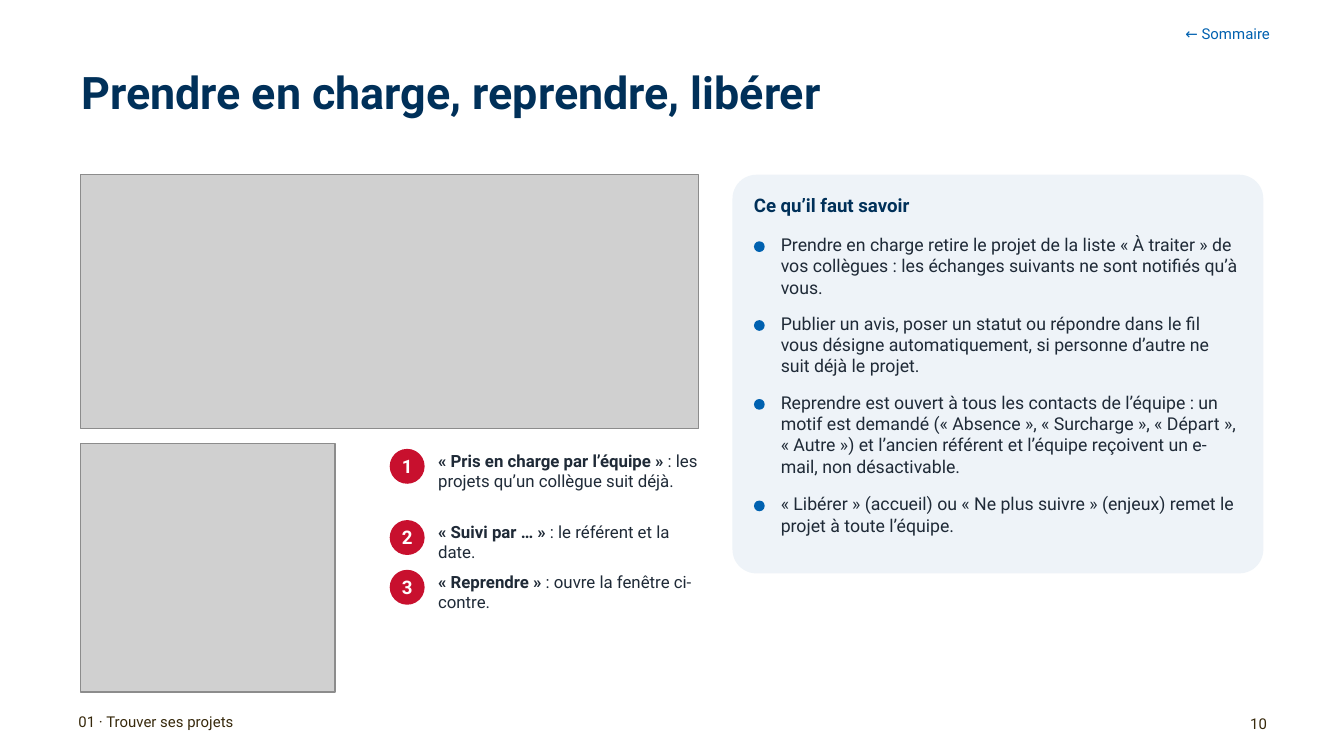
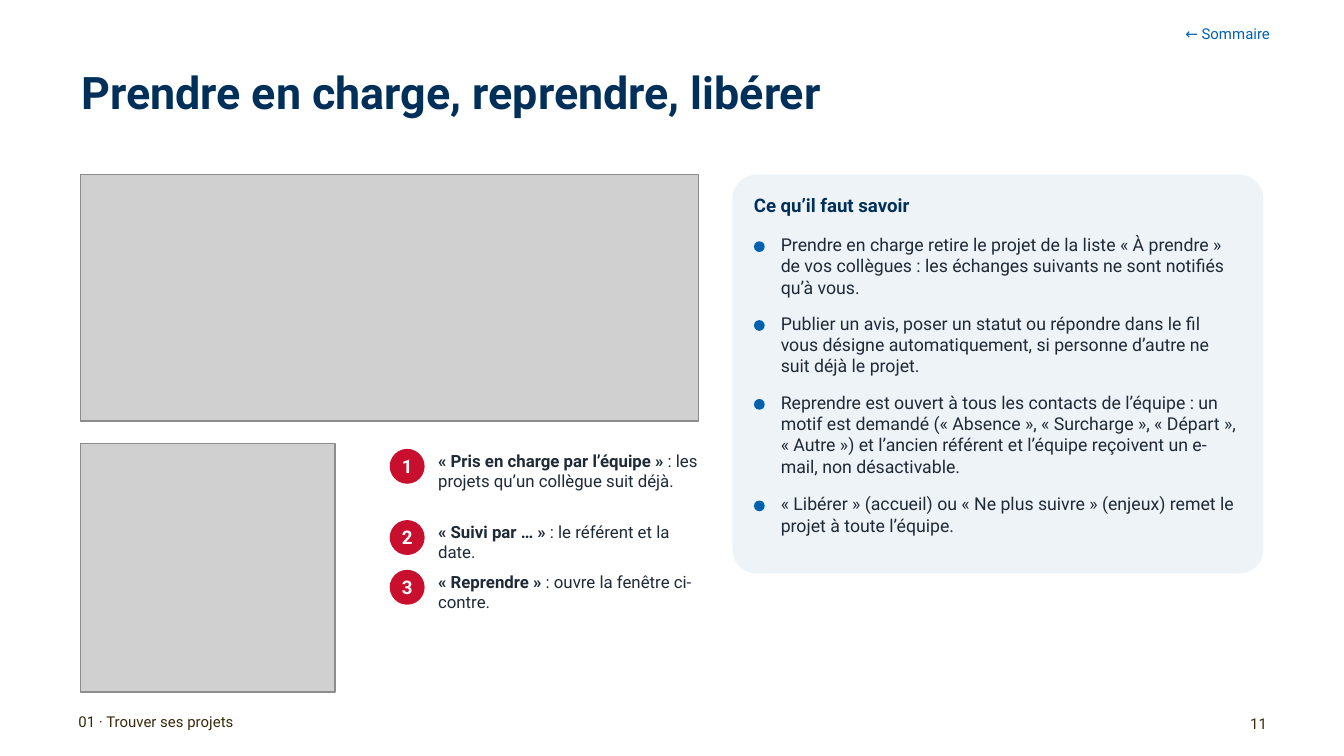
Before and after one commit to antoinelmariel-ux/ProjectNavigator, a slide deck: slide 11 of docs/Project Navigator_ Manuel SME.pptx (slide 10 before the commit). Drawn at 1344x756 pixels with LibreOffice and Linux fonts; fonts in the diff are those of the drawing; grey boxes stand for pictures; background and template pictures are left out. Boxes give left, top, right and bottom in pixels: in the first picture for what was removed or moved away, otherwise in the second. Text is boxed around its words. In the diff, an @@ line names an element or a change of style, - is before the commit and + after.

```diff
--- a/docs/Project Navigator_ Manuel SME.pptx
+++ b/docs/Project Navigator_ Manuel SME.pptx
@@ picture: place and size @@
-picture at box(81, 175, 699, 429)
+picture at box(81, 175, 699, 421)
@@ text at box(781, 235, 1224, 298): text changed @@
-Prendre en charge retire le projet de la liste « À traiter » de vos collègues : les échanges suivants ne sont notifiés qu’à vous.
+Prendre en charge retire le projet de la liste « À prendre » de vos collègues : les échanges suivants ne sont notifiés qu’à vous.
@@ page number at box(1250, 718, 1267, 729): text changed @@
-10
+11
```
Also in this commit, not shown: 18 other slides changed, 3 slides added, 1 other file.
